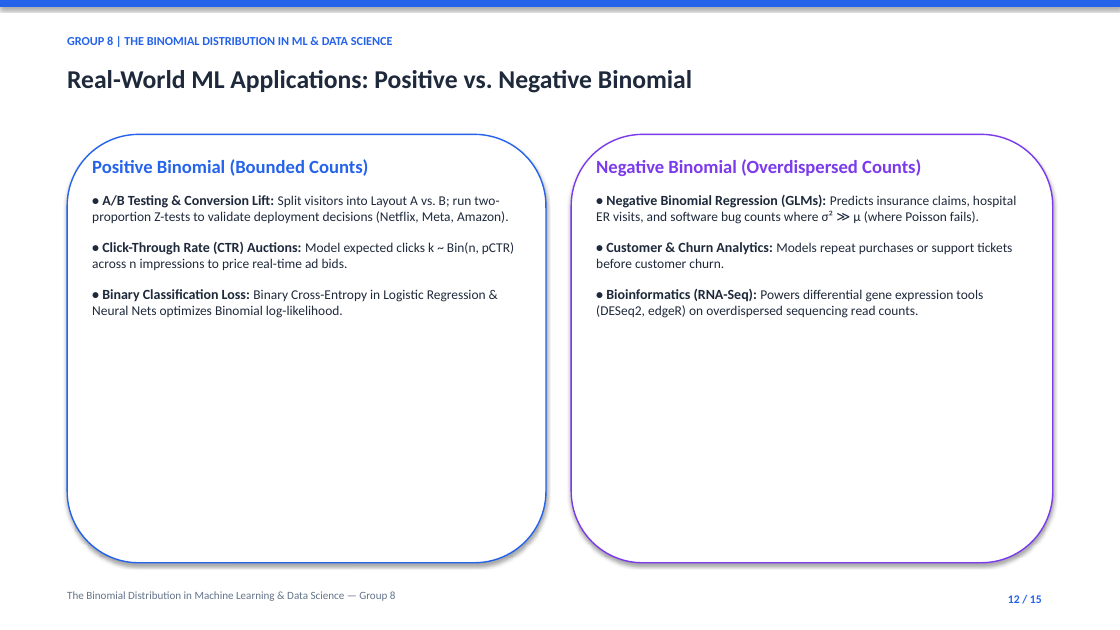
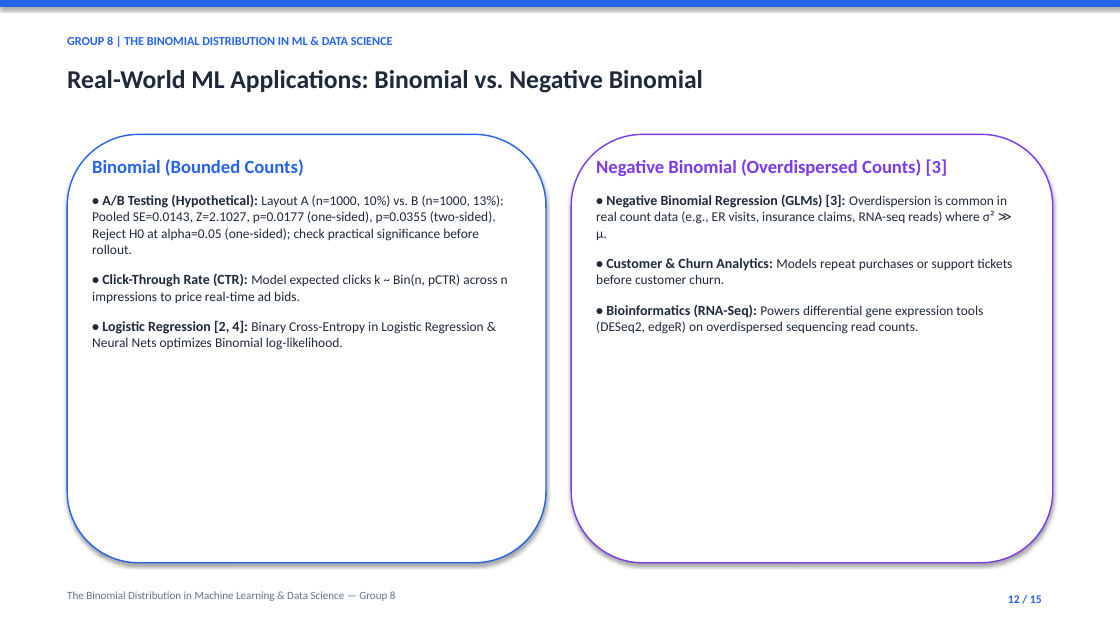
Before and after one commit to TariqYouhana/stat-probability-distributions-ml, a slide deck: slide 12 of slides.pptx. Drawn at 1120x630 pixels with LibreOffice and Linux fonts; fonts in the diff are those of the drawing. Boxes give left, top, right and bottom in pixels: in the first picture for what was removed or moved away, otherwise in the second. Text is boxed around its words. In the diff, an @@ line names an element or a change of style, - is before the commit and + after.

Commit message:
Apply rubric fixes: pooled A/B test, CDF median, Binomial naming, NB mechanism, title & citations

```diff
--- a/slides.pptx
+++ b/slides.pptx
@@ text at (x1=67, y1=70, x2=703, y2=93): text changed @@
-Real-World ML Applications: Positive vs. Negative Binomial
+Real-World ML Applications: Binomial vs. Negative Binomial
@@ text at (x1=92, y1=159, x2=508, y2=350): text changed @@
-Positive Binomial (Bounded Counts)
-• A/B Testing & Conversion Lift: Split visitors into Layout A vs. B; run two-proportion Z-tests to validate deployment decisions (Netflix, Meta, Amazon).
-• Click-Through Rate (CTR) Auctions: Model expected clicks k ~ Bin(n, pCTR) across n impressions to price real-time ad bids.
-• Binary Classification Loss: Binary Cross-Entropy in Logistic Regression & Neural Nets optimizes Binomial log-likelihood.
+Binomial (Bounded Counts)
+• A/B Testing (Hypothetical): Layout A (n=1000, 10%) vs. B (n=1000, 13%): Pooled SE=0.0143, Z=2.1027, p=0.0177 (one-sided), p=0.0355 (two-sided). Reject H0 at alpha=0.05 (one-sided); check practical significance before rollout.
+• Click-Through Rate (CTR): Model expected clicks k ~ Bin(n, pCTR) across n impressions to price real-time ad bids.
+• Logistic Regression [2, 4]: Binary Cross-Entropy in Logistic Regression & Neural Nets optimizes Binomial log-likelihood.
@@ text at (x1=596, y1=159, x2=1007, y2=240): text changed @@
-Negative Binomial (Overdispersed Counts)
-• Negative Binomial Regression (GLMs): Predicts insurance claims, hospital ER visits, and software bug counts where σ² ≫ μ (where Poisson fails).
+Negative Binomial (Overdispersed Counts) [3]
+• Negative Binomial Regression (GLMs) [3]: Overdispersion is common in real count data (e.g., ER visits, insurance claims, RNA-seq reads) where σ² ≫ μ.
```
Also in this commit, not shown: 9 other slides changed, 11 other files.
